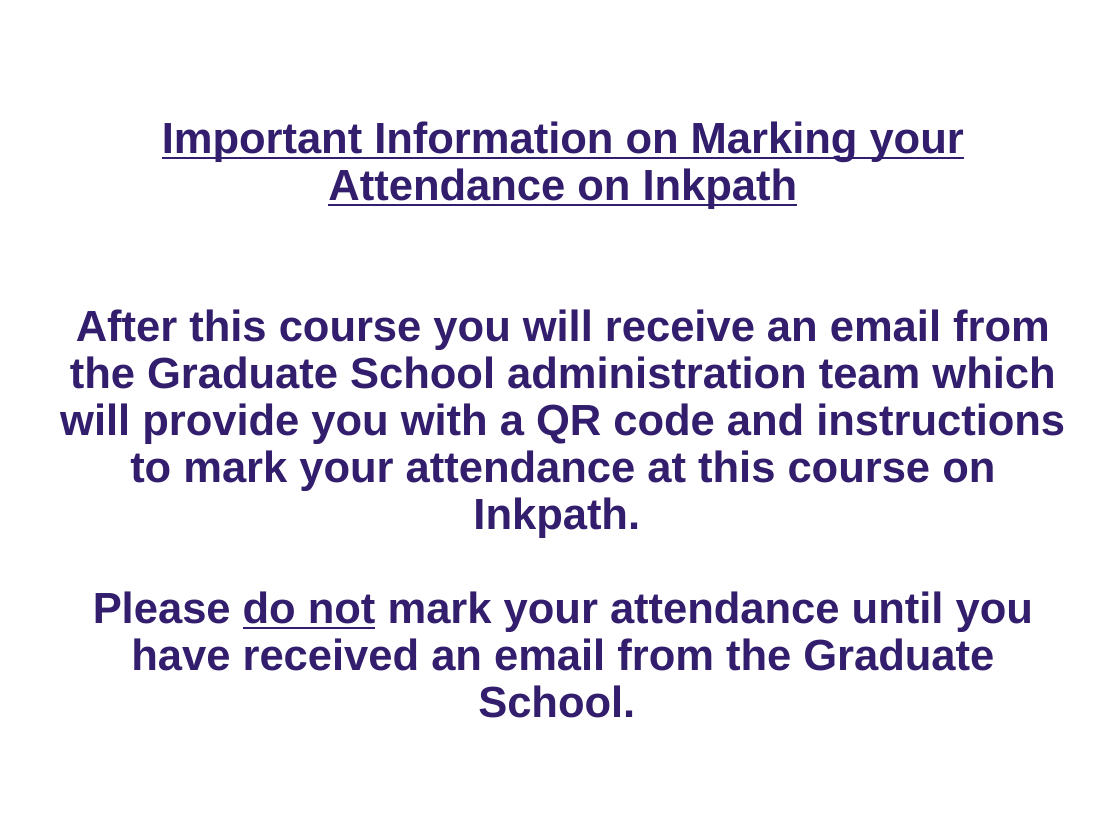
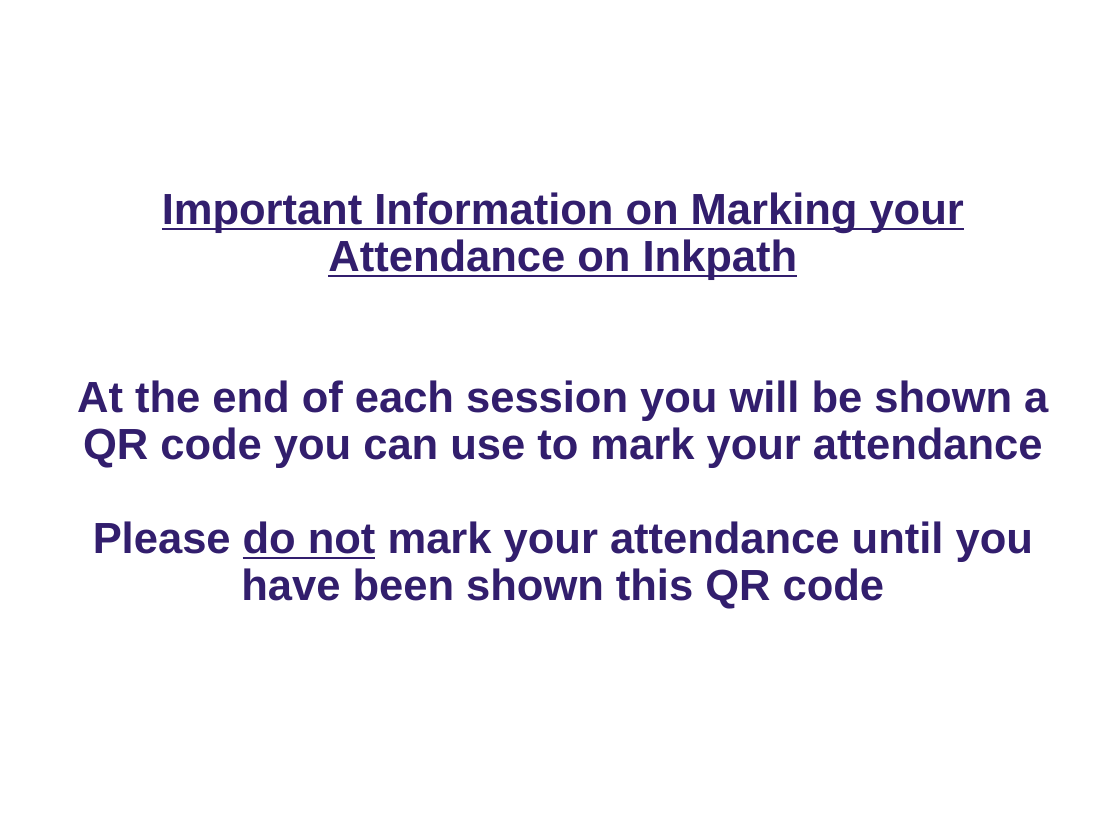
Before and after one commit to ImperialCollegeLondon/RCDS-numerical-computing-in-python-with-numpy-and-scipy, a slide deck: slide 2 of Numerical Computing Python Slides.pptx. Drawn at 1120x840 pixels with LibreOffice and Linux fonts; fonts in the diff are those of the drawing; background and template pictures are left out. Boxes give left, top, right and bottom in pixels: in the first picture for what was removed or moved away, otherwise in the second. Text is boxed around its words. In the diff, an @@ line names an element or a change of style, - is before the commit and + after.

Commit message:
Updated attendance instructions

```diff
--- a/Numerical Computing Python Slides.pptx
+++ b/Numerical Computing Python Slides.pptx
@@ title at [77,192,1048,609]: text changed @@
-Important Information on Marking your Attendance on Inkpath
-After this course you will receive an email from the Graduate School administration team which will provide you with a QR code and instructions to mark your attendance at this course on Inkpath.
-Please do not mark your attendance until you have received an email from the Graduate School.
+Important Information on Marking your Attendance on Inkpath
+At the end of each session you will be shown a QR code you can use to mark your attendance
+Please do not mark your attendance until you have been shown this QR code
```
